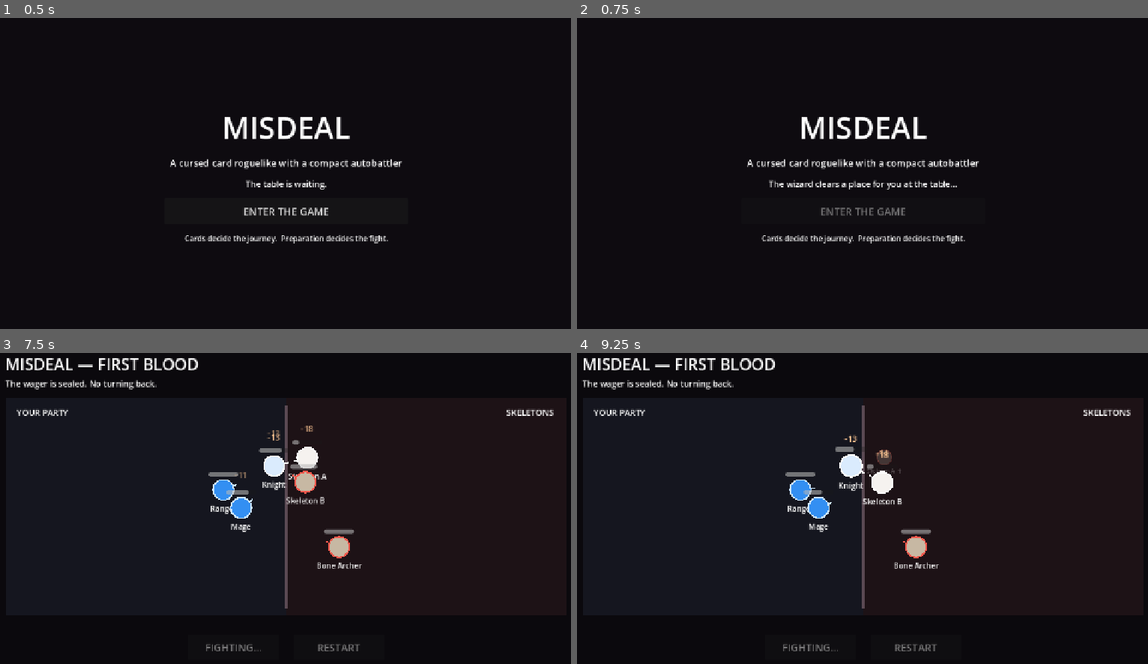
Above: before the commit, frames 1-4 (two rows, left to right).
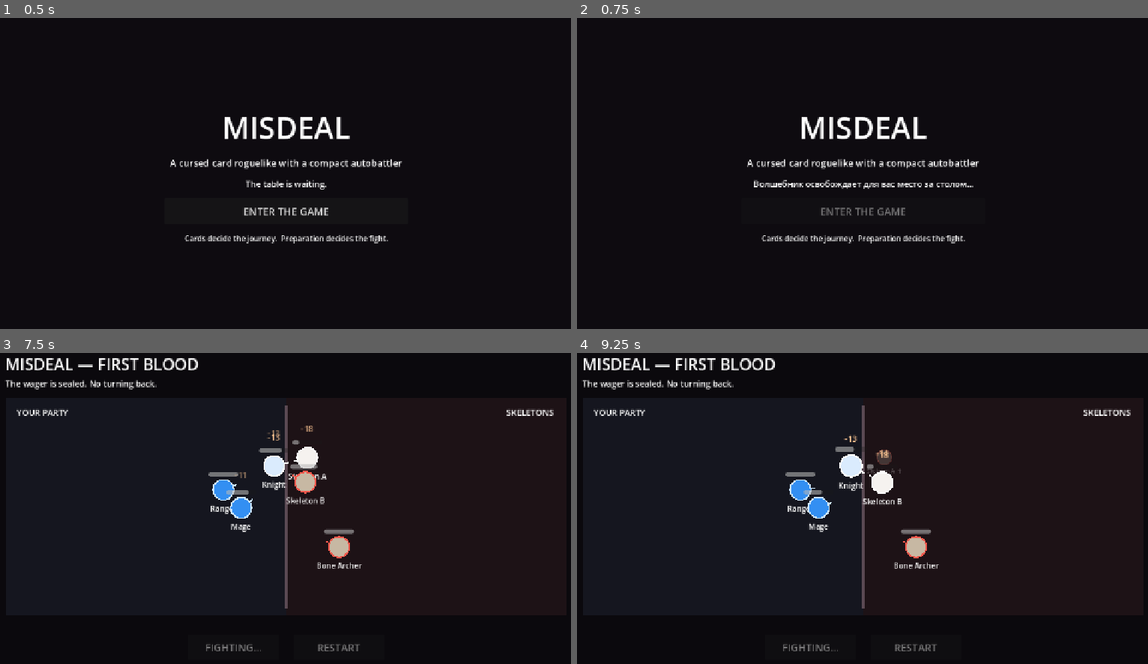
Above: after the commit, the same moments.

Repository: zampolit73/Misdeal
Game: Godot game, scene res://scenes/main/main.tscn
Same seed, same stepped clock (60 frames per second), same inputs: the game is played once before the commit and once after it.
Inputs (mouse positions are in pixels of both pictures, inside the frame that each line leads up to):
- Up to frame 1 (0.5 s): no input
- Up to frame 2 (0.75 s): click "ENTER THE GAME" at 0.5 s
- Up to frame 3 (7.5 s): click "GRAVEYARD AMBUSH Combat Three…" at 1.25 s; click "FIGHT" at 2 s; move the mouse to (416, 492) at 2.77 s; click (416, 492) at 2.92 s; drag from (165, 527) to (256, 576) at 3.52 s; move the mouse to (348, 436) at 4.27 s; click (348, 436) at 4.42 s; drag from (256, 576) to (108, 458) at 5.02 s; move the mouse to (468, 561) at 5.77 s; click (468, 561) at 5.92 s; drag from (108, 458) to (194, 424) at 6.52 s; move the mouse to (314, 511) at 7.27 s; click (314, 511) at 7.42 s
- Up to frame 4 (9.25 s): drag from (771, 424) to (742, 527) at 8.02 s; move the mouse to (993, 492) at 8.77 s; click (993, 492) at 8.92 s

Frame 1 is identical in both runs. In frame 2, 0.5% of the frame differs, in the area x 30-70%, y 52-56%; in frame 3, less than 0.1%; in frame 4, less than 0.1%.

Commit message:
Translate player-facing text to Russian

Diff:
--- a/scripts/main.gd
+++ b/scripts/main.gd
@@ -8,7 +8,7 @@
 
 func _on_start_button_pressed() -> void:
 	RunState.reset_run()
-	status_label.text = "The wizard clears a place for you at the table..."
+	status_label.text = "Волшебник освобождает для вас место за столом..."
 	start_button.disabled = true
 	await get_tree().create_timer(0.35).timeout
 	get_tree().change_scene_to_file("res://scenes/table/table.tscn")
